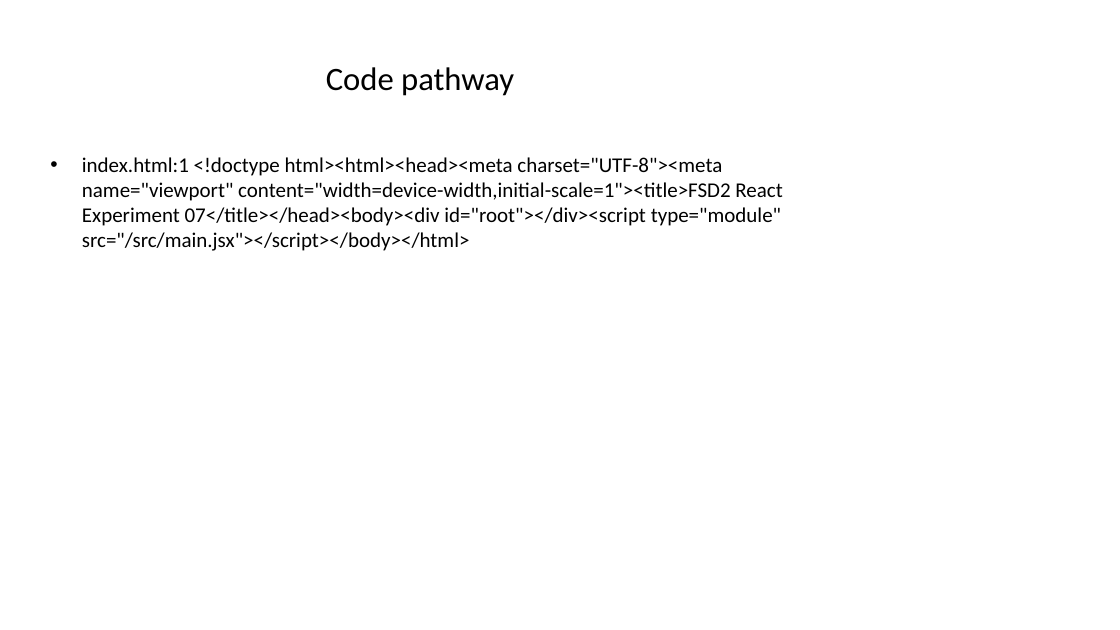
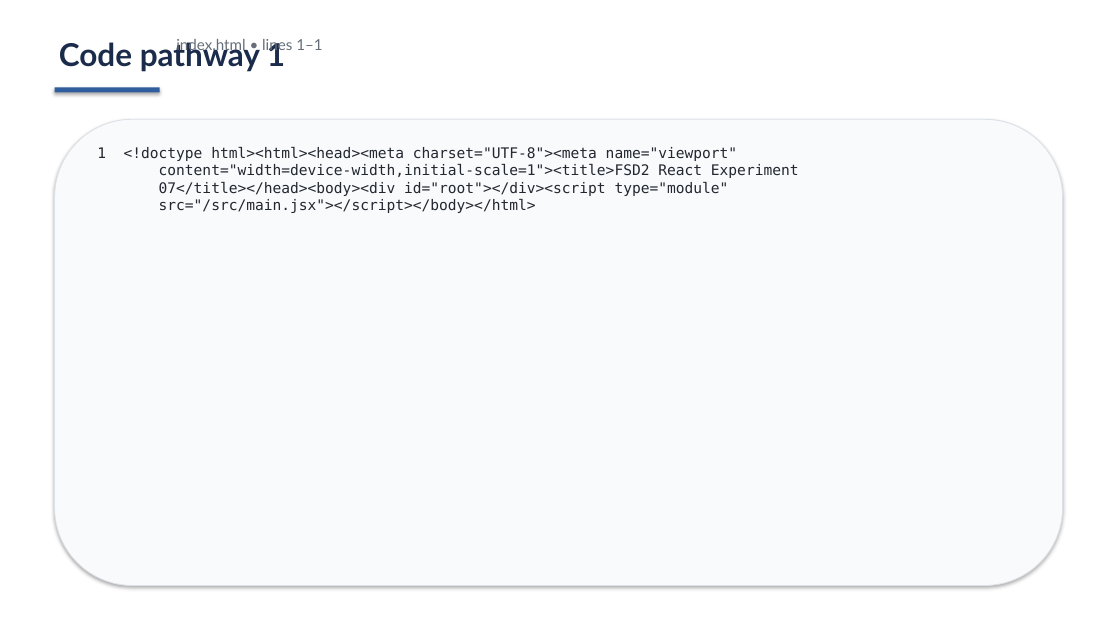
Before and after one commit to shiva31rama-cell/FSD2-LAB-SYLLABUS, a slide deck: slide 5 of PPTs/07_ReactJS_Conditional_Rendering_Lists_and_React_Forms.pptx (slide 4 before the commit). Drawn at 1120x630 pixels with LibreOffice and Linux fonts; fonts in the diff are those of the drawing. Boxes give left, top, right and bottom in pixels: in the first picture for what was removed or moved away, otherwise in the second. Text is boxed around its words. In the diff, an @@ line names an element or a change of style, - is before the commit and + after.

```diff
--- a/PPTs/07_ReactJS_Conditional_Rendering_Lists_and_React_Forms.pptx
+++ b/PPTs/07_ReactJS_Conditional_Rendering_Lists_and_React_Forms.pptx
@@ rectangle added at (0, 0, 1120, 630), fill #FFFFFF @@
@@ text at (59, 39, 285, 72): text changed; size 28 to 27 pt; font Calibri to Lato; text colour #000000 to #1B2B4B; bold on @@
-Code pathway
+Code pathway 1
@@ text added at (176, 39, 322, 53), 13 pt, text #666E7A @@
+index.html • lines 1–1
@@ rectangle added at (55, 87, 160, 92), fill #305D9C @@
@@ rounded rectangle added at (55, 119, 1063, 586), fill #F8FAFC, outline #DCE1E8 0.75 pt @@
@@ text at (97, 147, 799, 213): text changed; size 18 to 12.5 pt; font Calibri to DejaVu Sans Mono; text colour #000000 to #23272F @@
-• index.html:1 <!doctype html><html><head><meta charset="UTF-8"><meta name="viewport" content="width=device-width,initial-scale=1"><title>FSD2 React Experiment 07</title></head><body><div id="root"></div><script type="module" src="/src/main.jsx"></script></body></html>
+1 <!doctype html><html><head><meta charset="UTF-8"><meta name="viewport"
+content="width=device-width,initial-scale=1"><title>FSD2 React Experiment
+07</title></head><body><div id="root"></div><script type="module"
+src="/src/main.jsx"></script></body></html>
```
Also in this commit, not shown: 3 other slides changed, 5 slides added, 3 slides removed, 49 other files.
